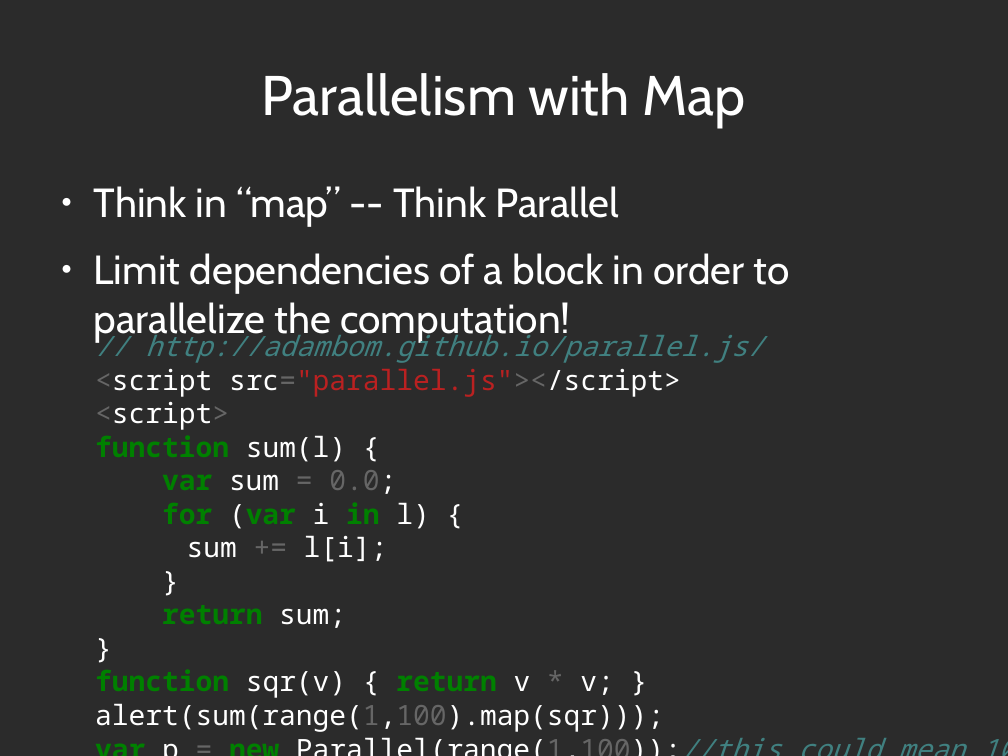
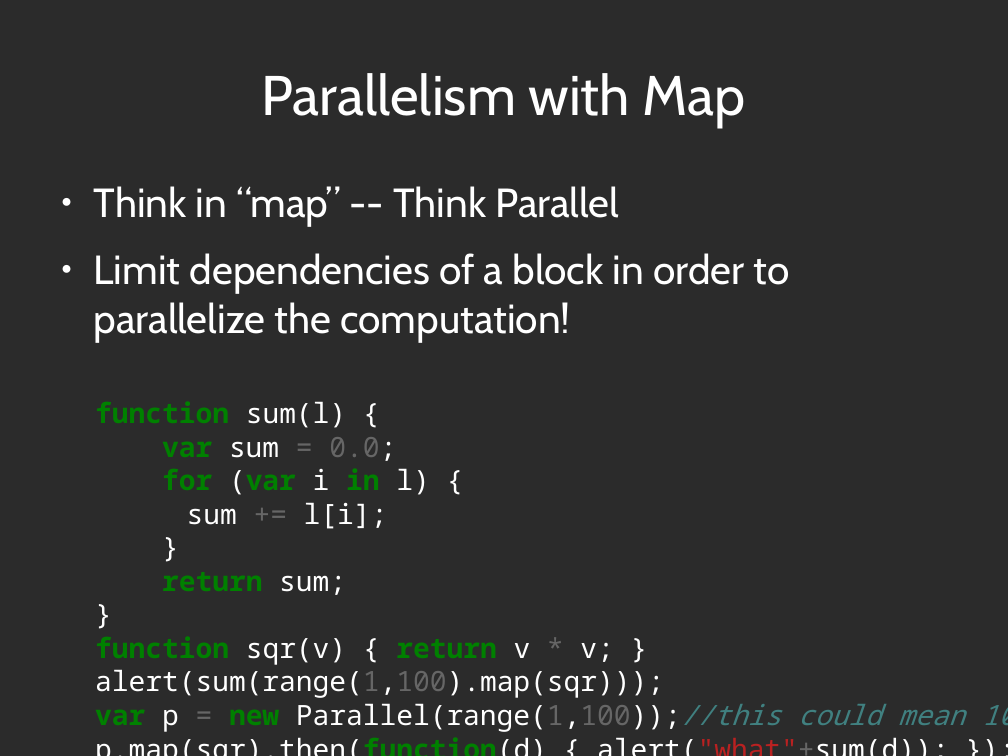
Before and after one commit to abramhindle/python-iteration-talk, a slide deck: slide 14 of iteration-talk-go.odp (slide 15 before the commit). Drawn at 1008x756 pixels with LibreOffice and Linux fonts; fonts in the diff are those of the drawing; background and template pictures are left out; a plain dark background stands for a picture behind light text. Boxes give left, top, right and bottom in pixels: in the first picture for what was removed or moved away, otherwise in the second. Text is boxed around its words. In the diff, an @@ line names an element or a change of style, - is before the commit and + after.

```diff
--- a/iteration-talk-go.odp
+++ b/iteration-talk-go.odp
@@ text at [95, 329, 764, 430]: paragraphs removed @@
-// http://adambom.github.io/parallel.js/
-<script src="parallel.js"></script>
-<script>
```
Also in this commit, not shown: 3 other slides changed, 1 slide removed.
